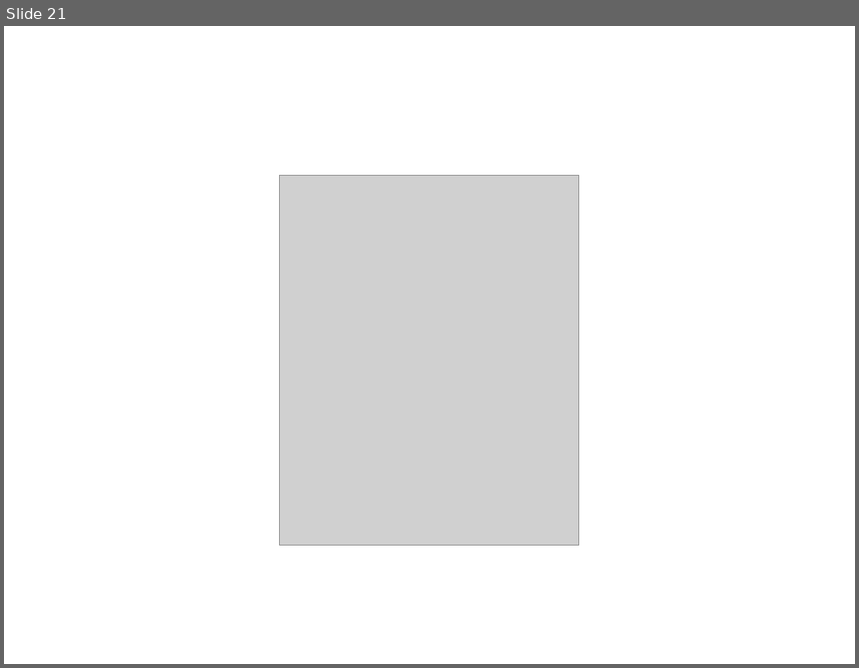
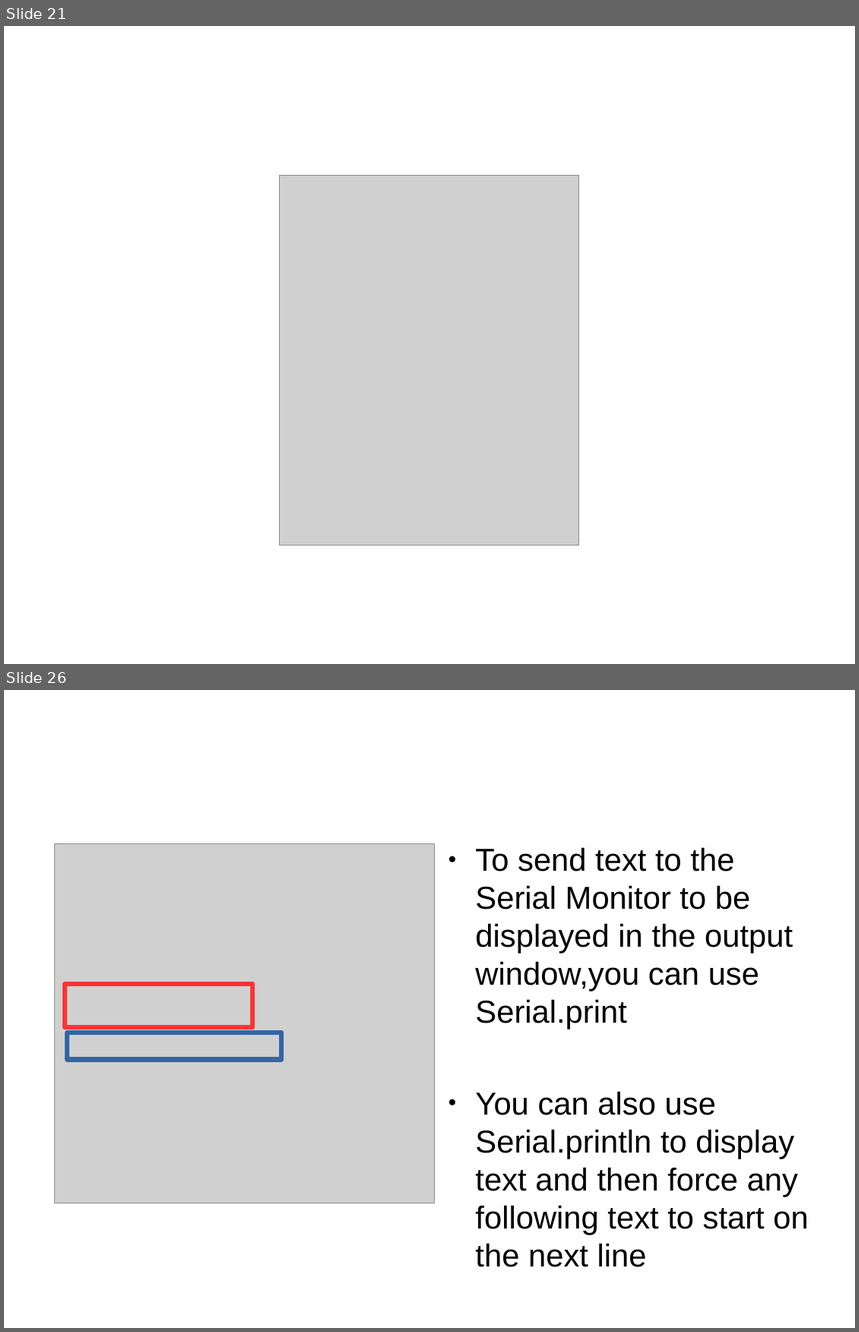
Before and after one commit to dhayanithivijayan/LearnIt, a slide deck: Arduino/DayThree.odp. Shown one above the other, each under a label of ours: slide 21 before the commit, slides 21 and 26 after it; the slides between them are not shown. The pictures are 859x668 and 859x1332 pixels, drawn with LibreOffice and Linux fonts; fonts in the diff are those of the drawing; grey boxes stand for pictures. Boxes give left, top, right and bottom in pixels: in the first picture for what was removed or moved away, otherwise in the second. Text is boxed around its words. In the diff, an @@ line names an element or a change of style, - is before the commit and + after.

```diff
--- a/Arduino/DayThree.odp
+++ b/Arduino/DayThree.odp
@@ slide 26 added at bbox=[4, 690, 855, 1328], background #FFFFFF @@
@@ picture added at bbox=[55, 844, 435, 1204] @@
@@ text added at bbox=[475, 847, 808, 1268], 29.6 pt, text #000000 @@
+● To send text to the Serial Monitor to be displayed in the output window,you can use Serial.print
+● You can also use Serial.println to display text and then force any following text to start on the next line
@@ rectangle added at bbox=[65, 984, 253, 1027], outline #FF3333 4.51 pt @@
@@ rectangle added at bbox=[67, 1033, 281, 1060], outline #3465A4 4.51 pt @@
```
Also in this commit, not shown: 10 other slides added, 1 slide removed, 16 other files.
